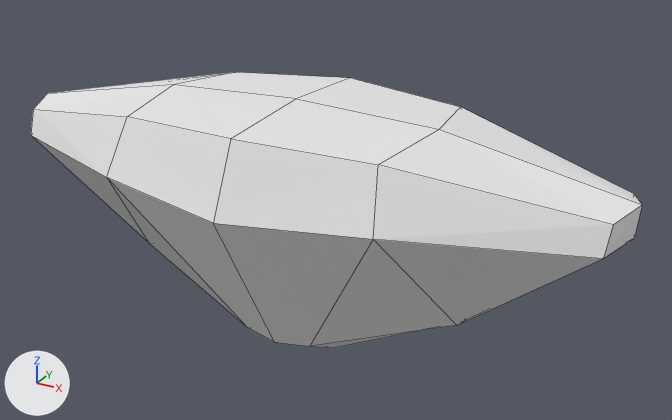
An edit to the OBJ model public/src/assets/img/type-a-pommel.obj, drawn before and after from the same camera.
Before and after are seen from a camera (50 mm lens) standing at (2.31, -3.8, -3.03) and looking at (0.15, 0.12, -4.99). Lighting does not change. The marker at lower left points along +X, +Y and +Z. Mesh edges are drawn as thin lines. Where no turn or scale is listed for an object, it has been applied to the vertices.

Objects in the first picture: 'type-a-pommel'.
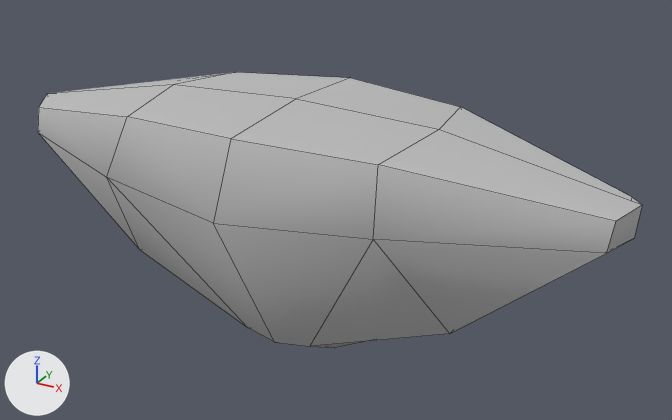
What changed in the scene script:
```text
Add mat_type_a_pommel_initialshadinggroup:
    mat_type_a_pommel_initialshadinggroup = principled_material('type_a_pommel:initialShadingGroup')
    mat_type_a_pommel_initialshadinggroup.base_color = (0.5, 0.5, 0.5)  # grey #bcbcbc
    mat_type_a_pommel_initialshadinggroup.roughness = 0.866
Change me_type_a_pommel:
    where me_type_a_pommel.from_pydata(...)  # 42 vertices, 44 faces; spans x -1.7..1.7, y -0.74..0.74, z -5.76..-4.37
    used by ob_type_a_pommel; location = (0.0, 0.0, 0.0)
    remove me_type_a_pommel.materials.append(mat_swords_all_initialshadinggroup)  # white #e7e7e7
    me_type_a_pommel part 1
    me_type_a_pommel.vertices[0].co: (-0.94, 0.09, -5.35) -> (-0.94, 0.18, -5.35)
    me_type_a_pommel.vertices[1].co: (-0.94, -0.09, -5.35) -> (-0.94, -0.18, -5.35)  # pixel (149, 243) -> pixel (139, 249)
    me_type_a_pommel.vertices[2].co: (-1.63, -0.19, -4.62) -> (-1.63, -0.15, -4.62)  # pixel (33, 109) -> pixel (38, 107)
    me_type_a_pommel.vertices[3].co: (-1.63, 0.19, -4.62) -> (-1.63, 0.15, -4.62)
    me_type_a_pommel.vertices[4].co: (-1.62, -0.24, -4.76) -> (-1.62, -0.19, -4.76)  # pixel (30, 135) -> pixel (37, 132)
    me_type_a_pommel.vertices[5].co: (-1.62, 0.24, -4.76) -> (-1.62, 0.19, -4.76)
    me_type_a_pommel part 2
    me_type_a_pommel.vertices[25].co: (0.94, 0.09, -5.35) -> (0.94, 0.18, -5.35)
    me_type_a_pommel.vertices[26].co: (0.94, -0.09, -5.35) -> (0.94, -0.18, -5.35)  # pixel (456, 325) -> pixel (449, 333)
    me_type_a_pommel.vertices[27].co: (1.63, -0.19, -4.62) -> (1.63, -0.15, -4.62)  # pixel (613, 224) -> pixel (615, 221)
    me_type_a_pommel.vertices[28].co: (1.63, 0.19, -4.62) -> (1.63, 0.15, -4.62)  # pixel (633, 193) -> pixel (631, 196)
    me_type_a_pommel.vertices[29].co: (1.62, -0.24, -4.76) -> (1.62, -0.19, -4.76)  # pixel (603, 258) -> pixel (606, 253)
    me_type_a_pommel.vertices[30].co: (1.62, 0.24, -4.76) -> (1.62, 0.19, -4.76)
    me_type_a_pommel part 3: edges marked sharp go from 0 to 28
    add me_type_a_pommel.materials.append(mat_type_a_pommel_initialshadinggroup)  # grey #bcbcbc
```

Location of each change, (x1, y1, x2, y2) in pixels of the pictures (672 x 420 px; the box of a moved part takes in the faces that stretch with it):
'type-a-pommel', recoloured, reshaped, shading changed (white to grey)
    before: (31, 72, 642, 348)
    after: (38, 72, 642, 348)
part 1 of me_type_a_pommel, moved or reshaped
    before: (31, 72, 248, 328)
    after: (38, 72, 248, 328)
part 2 of me_type_a_pommel, moved or reshaped
    both: (310, 107, 642, 348)
part 3 of me_type_a_pommel, shading changed
    both: (107, 72, 460, 346)
